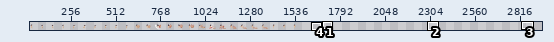
Sprite sheet: dist/assets/images/evil_hero_all.png. The first picture is a wide view before the edit; the outline marks the close-up.
Close-up. Before the edit:
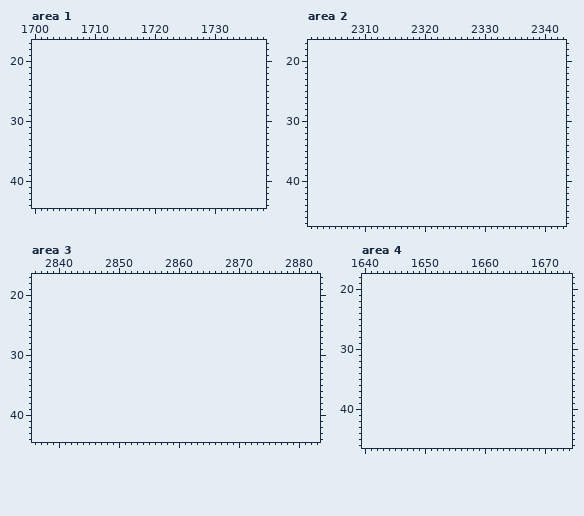
The file is 1560x60 pixels. Shown: area 1: x 1700..1738, y 17..44; area 2: x 2301..2343, y 17..47; area 3: x 2836..2883, y 17..44; area 4: x 1640..1674, y 18..46. The old version is drawn lined up with the new one, on the new canvas. The wide view leaves out empty margins. The commit also changed other parts of the picture, which this record leaves out.
Palette (. is transparent): 
And afterwards:
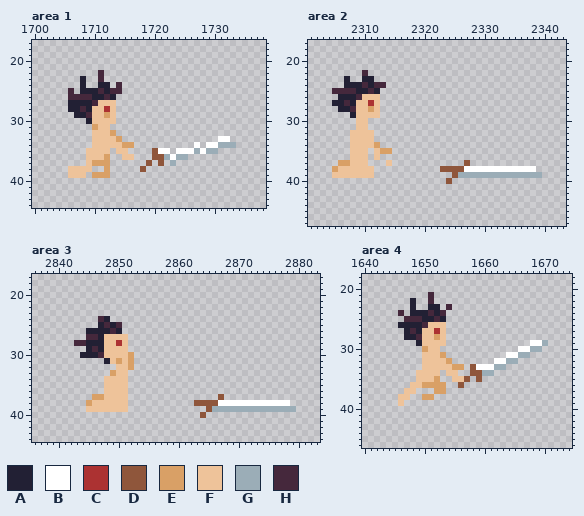
Colours new in this view: A #222034  B #ffffff  C #ac3232  D #8f563b  E #d9a066  F #eec39a  G #9badb7  H #45283c
Edits made:
canvas 1560x60 -> 2940x60
Changed rows in their new state; - is an unchanged pixel.
Area 1:
first column x 1706:
22 -----H----------------------
23 --A--H----------------------
24 --A--AA-H-------------------
25 H-AAAHAHH-------------------
26 HHHHAAHA--------------------
27 AAAAHFFF--------------------
28 AAHAFFCF--------------------
29 -AAHFFEF--------------------
30 ---AFFFF--------------------
31 ----EFF---------------------
32 ----FFFE--------------------
33 ----FFFFE----------------BB-
34 ----FFFFFEE----------B-BBGGG
35 ---FFFF-FF----DBB-BBBGBGG---
36 ---FFFE--FF---DDGBGG--------
37 ---FEEE------D-D-G----------
38 FFFF--E-----D---------------
39 FFF-EEE---------------------
Area 2:
first column x 2305:
22 -----H-----------------------------
23 --A--AA----------------------------
24 --AAAHAHH--------------------------
25 HHHHAAHA---------------------------
26 -AAAHFFF---------------------------
27 AAHAFFCF---------------------------
28 -AAHFFEF---------------------------
29 ---AFFFF---------------------------
30 ----FF-----------------------------
31 ----FF-----------------------------
32 ---FFFF----------------------------
33 ---FFFF----------------------------
34 ---FFFFE---------------------------
35 ---FFF-FEE-------------------------
36 ---FFF-F---------------------------
37 -EEFFF---F------------D------------
38 EFFFFFF-----------DDDDBBBBBBBBBBBB-
39 FFFFFFF-------------DGGGGGGGGGGGGGG
40 -------------------D---------------
Area 3:
first column x 2843:
24 ----HA-------------------------------
25 ----AHAH-----------------------------
26 --AAAAHA-----------------------------
27 --HHAFFFF----------------------------
28 HHAAAFFCF----------------------------
29 --AHAFFFF----------------------------
30 -AAAHFFFFE---------------------------
31 -----AFEFE---------------------------
32 -------FFE---------------------------
33 ------EFF----------------------------
34 -----FFFF----------------------------
35 -----FFFF----------------------------
36 -----FFFF----------------------------
37 ---EEFFFF---------------D------------
38 --EFFFFFF-----------DDDDBBBBBBBBBBBB-
39 --FFFFFFF-------------DGGGGGGGGGGGGGG
40 ---------------------D---------------
Area 4:
first column x 1646:
21 -----H-------------------
22 --A--H-------------------
23 --A--AA-H----------------
24 H-AAAHAH-----------------
25 -HHHAAHA-----------------
26 AAAAHFFF-----------------
27 -AHAFFCF-----------------
28 -AAHFFEF-----------------
29 ---AFFFF--------------BBG
30 ----EFF-------------BBGG-
31 ----FFFE----------BBGG---
32 ----FFFFE-------BBGG-----
33 ----FFFFFEE-DBBBGG-------
34 ---FFFF-FF--DDGG---------
35 ---FFFE--FFD-D-----------
36 --FFEEEE--D--------------
37 -FF---EE-----------------
38 FF--EE-------------------
39 F------------------------
Boxes around the changes in both close-ups, in picture pixels (x1, y1, x2, y2):
added: (68, 70, 236, 178)
added: (332, 70, 392, 178)
added: (440, 160, 542, 184)
added: (74, 316, 134, 412)
added: (194, 394, 296, 418)
added: (398, 292, 548, 406)
